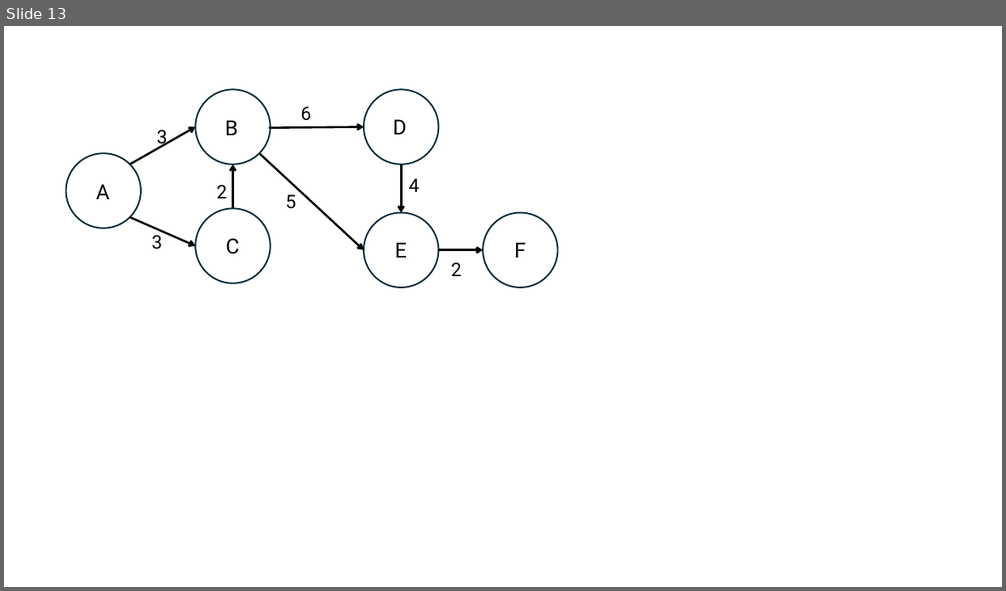
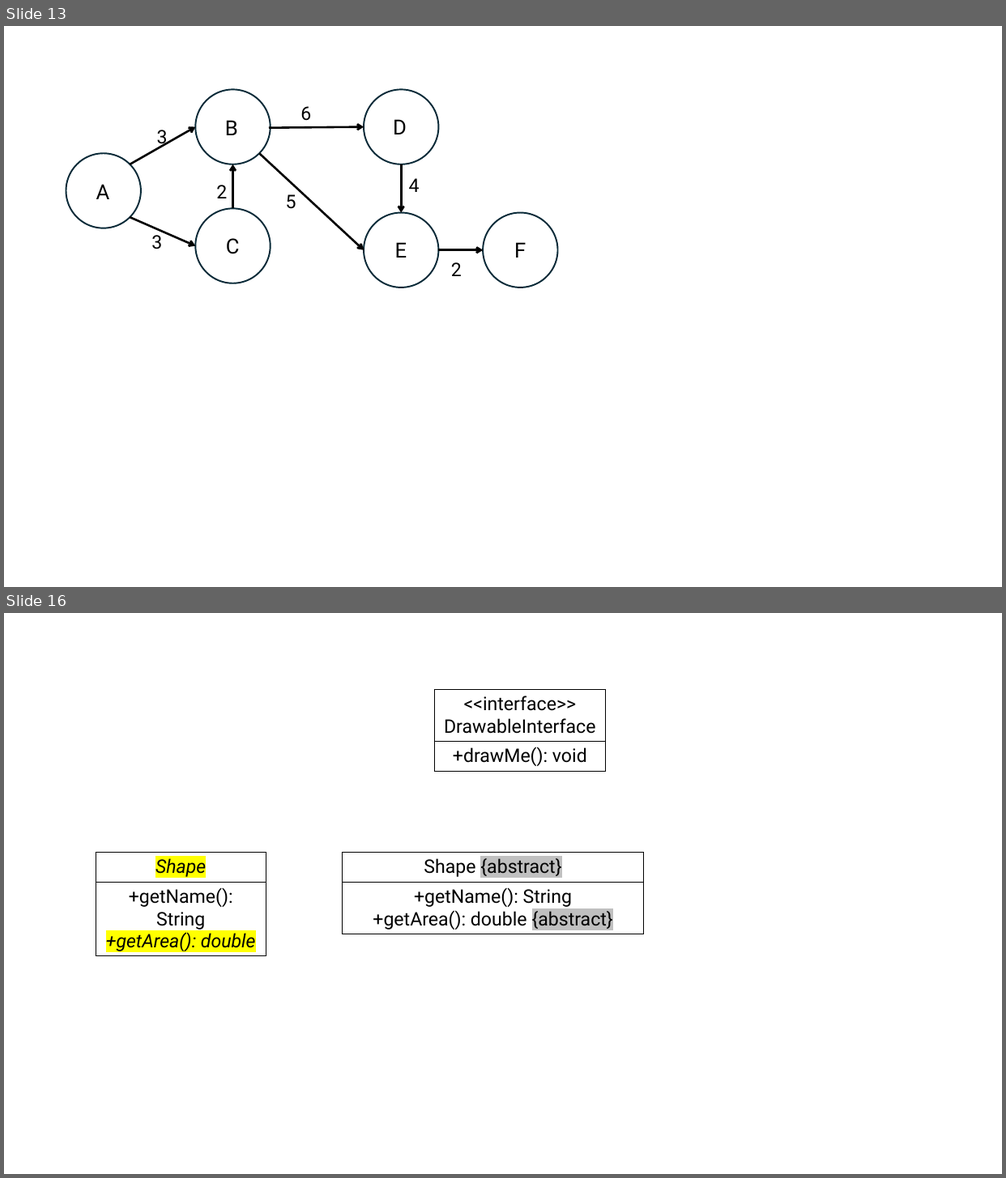
Before and after one commit to lzhang404/lzhang404.github.io, a slide deck: _static/images/concurrency/Presentation1.pptx. Shown one above the other, each under a label of ours: slide 13 before the commit, slides 13 and 16 after it; the slides between them are not shown. The pictures are 1006x591 and 1006x1178 pixels, drawn with LibreOffice and Linux fonts; fonts in the diff are those of the drawing. Boxes give left, top, right and bottom in pixels: in the first picture for what was removed or moved away, otherwise in the second. Text is boxed around its words. In the diff, an @@ line names an element or a change of style, - is before the commit and + after.

```diff
--- a/_static/images/concurrency/Presentation1.pptx
+++ b/_static/images/concurrency/Presentation1.pptx
@@ slide 16 added at bbox=[4, 613, 1002, 1174], background #FFFFFF @@
@@ table added at bbox=[434, 690, 605, 773], 2 rows, 1 columns @@
+<<interface>> / DrawableInterface
++drawMe(): void
@@ table added at bbox=[96, 853, 266, 955], 2 rows, 1 columns @@
+Shape
++getName(): String / +getArea(): double
@@ table added at bbox=[343, 853, 644, 935], 2 rows, 1 columns @@
+Shape {abstract}
++getName(): String / +getArea(): double {abstract}
```
Also in this commit, not shown: 6 other slides added, 58 other files.
